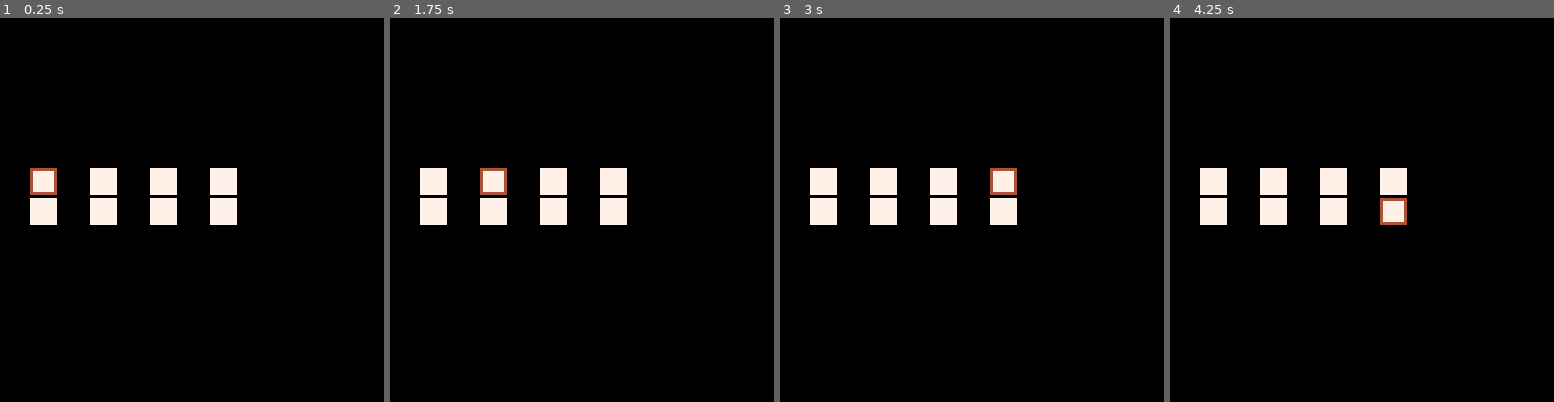
Above: before the commit, frames 1-4 (left to right).
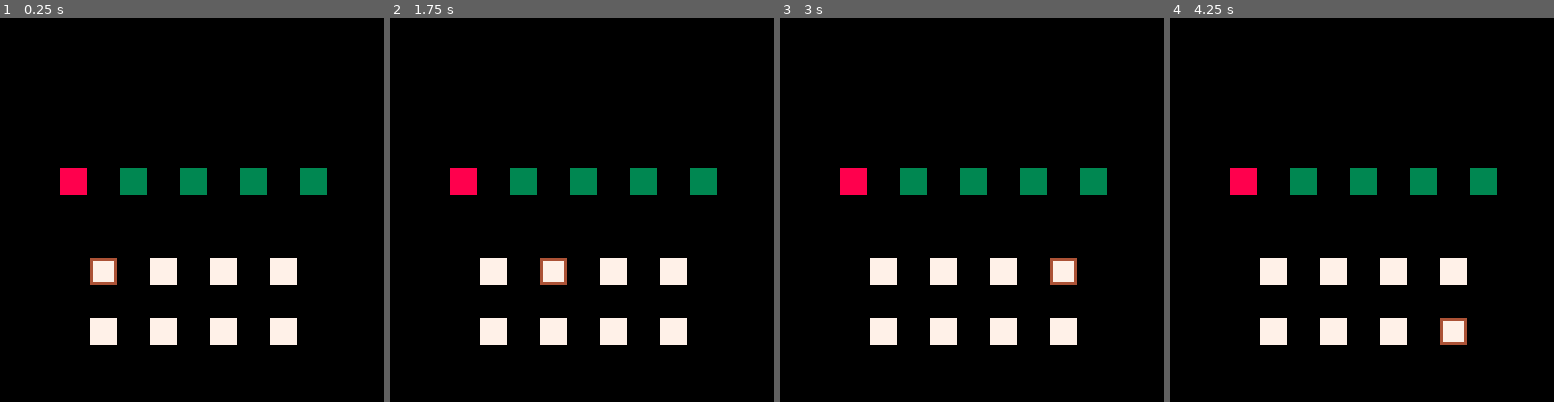
Above: after the commit, the same moments.

Repository: Ori-Rowan/mini-jam-204-cafe
Game: PICO-8 cartridge cafe-untitled.p8
Two runs of this game, one before a commit and one after it. Both use one fixed random seed, a clock stepped at 60 frames per second and the inputs below.
Inputs:
- Up to frame 1 (0.25 s): no input
- Up to frame 2 (1.75 s): tap X (X key) at 0.33, 1.07 s; tap O (Z key) at 0.7, 1.7 s; hold Right from 1.6 s (still down)
- Up to frame 3 (3 s): tap X (X key) at 1.85, 2.97 s; release Right at 2.1 s; tap O (Z key) at 2.1, 2.5, 2.9 s; hold Up 2.15-2.42 s; hold Right from 2.47 s (still down)
- Up to frame 4 (4.25 s): release Right at 3.03 s; hold Left 3.08-3.58 s; tap O (Z key) at 3.3, 3.7, 4.1 s; hold Down 3.63-3.97 s; hold Right from 4.02 s (still down); tap X (X key) at 4.08 s

The runs differ from the first frame. In frame 1, 10% of the frame differs, in the area x 7-86%, y 39-86%; in frame 2, 10%; in frame 3, 10%; in frame 4, 10%.

Commit message:
customer_system

Diff:
--- a/cafe-untitled.p8
+++ b/cafe-untitled.p8
@@ -12,6 +12,10 @@
 #include src\gameplay\bar_items\ingredient.p8.lua
 #include src\gameplay\bar_items\workstation.p8.lua
 #include src\gameplay\bar_items\product_stand.p8.lua
+#include src\gameplay\customer_system\customer_system.p8.lua
+#include src\gameplay\customer_system\seat.p8.lua
+#include src\gameplay\customer_system\customer.p8.lua
+#include src\gameplay\customer_system\trashbin.p8.lua
 #include src\enums\ingredients_enum.p8.lua
 #include src\enums\recipies_enum.p8.lua
 #include src\scenes\menu_scene.p8.lua
--- a/src/core/event_system.p8.lua
+++ b/src/core/event_system.p8.lua
@@ -28,7 +28,7 @@
         payload = copy_table(props)
     end
 
-    log("Event emitted: "..tostr(event))
+    log("event emitted: "..event)
     add(self.events, {event=event, props=payload})
 end
 
--- a/src/gameplay/bar_items/product_stand.p8.lua
+++ b/src/gameplay/bar_items/product_stand.p8.lua
@@ -25,7 +25,7 @@
 end
 
 function ProductStand:serve()
-    EventSystem:emit("serve_product", {product = product})
+    EventSystem:emit("serve_product", {product = self.product})
     self.product = nil
 end
 
--- a/src/gameplay/bar_items/workstation.p8.lua
+++ b/src/gameplay/bar_items/workstation.p8.lua
@@ -20,7 +20,10 @@
         log("no ingredients in working station")
         return
     elseif self.coffe_machine.brewing then
-        log("cofee machine already brewing")
+        log("cofee machine brewing")
+        return
+    elseif self.coffe_machine.product then
+        log("cofee machine full")
         return
     end
     EventSystem:emit("start_brewing", {ingredients = self.ingredients})
--- /dev/null
+++ b/src/gameplay/customer_system/customer.p8.lua
@@ -0,0 +1,33 @@
+Customer = {}
+Customer.__index = Customer
+
+
+function Customer:new(t)
+    t = t or {}
+    local tbl = copy_table(t)
+
+    setmetatable(tbl, Customer)
+
+    assert(tbl.fav_recipie)
+
+    return tbl
+end
+
+-- function Customer:update()
+
+-- end
+
+-- function Customer:draw()
+
+-- end
+
+function Customer:serve(product)
+    if product.name == self.fav_recipie then
+        log("customer satisfied")
+    else
+        log("customer dissatisfied")
+    end
+    self.seat:del_customer()
+
+    EventSystem:emit("product_served")
+end
--- /dev/null
+++ b/src/gameplay/customer_system/customer_system.p8.lua
@@ -0,0 +1,86 @@
+CustomerSystem = {}
+CustomerSystem.__index = CustomerSystem
+
+
+function CustomerSystem:new(t)
+    t = t or {}
+    local tbl = copy_table(t)
+
+    setmetatable(tbl, self)
+
+    assert(tbl.seat_amount)
+
+    tbl.seats = {}
+    tbl.product = nil
+
+    tbl:init_grid_system()
+
+    EventSystem:add_listener("serve_product", function (props)
+        tbl:handle_serve_product(props)
+    end)
+
+    local test_customer1 = Customer:new{
+        fav_recipie = RECIPIES_ENUM.ESPRESSO.name
+    }
+
+    local test_customer2 = Customer:new{
+        fav_recipie = RECIPIES_ENUM.CAPPUCCINO.name
+    }
+
+    tbl.seats[1]:add_customer(test_customer1)
+    tbl.seats[2]:add_customer(test_customer2)
+
+
+    return tbl
+end
+
+function CustomerSystem:update()
+    self.grid_system:update()
+end
+
+function CustomerSystem:draw()
+    self.grid_system:draw()
+end
+
+function CustomerSystem:handle_serve_product(props)
+    self.product = props.product
+    log(self.product.name)
+end
+
+function CustomerSystem:init_grid_system()
+    local grid_items = {}
+    add(grid_items, Trashbin:new({
+        pos = {
+            x = 0,
+            y = 0
+        },
+        draw_pos = {
+            x = 20,
+            y = 50
+        },
+        color = 8,
+        customer_system = self
+    }))
+
+    for i=1, self.seat_amount do
+        local seat = Seat:new({
+            pos = {
+                x = i,
+                y = 0
+            },
+            draw_pos = {
+                x = 20 + i*20,
+                y = 50
+            },
+            color = 3,
+            customer_system = self
+        })
+        add(self.seats, seat)
+        add(grid_items, seat)
+    end
+
+    self.grid_system = GridSystem:new({
+      items = grid_items,
+      sleep = true
+    })
+end
--- /dev/null
+++ b/src/gameplay/customer_system/seat.p8.lua
@@ -0,0 +1,43 @@
+Seat = {}
+setmetatable(Seat, GridItem)
+Seat.__index = Seat
+
+
+function Seat:new(t)
+    local tbl = GridItem:new(t)
+
+    tbl.customer = nil
+
+    assert(tbl.customer_system)
+
+    setmetatable(tbl, self)
+
+    return tbl
+end
+
+-- function Seat:update()
+
+-- end
+
+-- function Seat:draw()
+
+-- end
+
+function Seat:add_customer(customer)
+    customer.seat = self
+    self.customer = customer
+end
+
+
+function Seat:del_customer()
+    self.customer = nil
+end
+
+function Seat:interact()
+    if self.customer == nil then
+        log("seat empty")
+        return
+    end
+
+    self.customer:serve(self.customer_system.product)
+end
--- /dev/null
+++ b/src/gameplay/customer_system/trashbin.p8.lua
@@ -0,0 +1,37 @@
+Trashbin = {}
+setmetatable(Trashbin, GridItem)
+Trashbin.__index = Trashbin
+
+
+function Trashbin:new(t)
+    local tbl = GridItem:new(t)
+
+    tbl.customer = nil
+
+    assert(tbl.customer_system)
+    setmetatable(tbl, self)
+
+    return tbl
+end
+
+-- function Trashbin:update()
+
+-- end
+
+-- function Trashbin:draw()
+
+-- end
+
+function Trashbin:add_customer(customer)
+    customer.Trashbin = self
+    self.customer = customer
+end
+
+function Trashbin:del_customer()
+    self.customer = nil
+end
+
+function Trashbin:interact()
+    log("thowing out product")
+    EventSystem:emit("product_served")
+end
--- a/src/gameplay/grid_system/grid_item.p8.lua
+++ b/src/gameplay/grid_system/grid_item.p8.lua
@@ -7,15 +7,18 @@
 
     setmetatable(tbl, self)
 
+
     assert(tbl.pos)
     assert(tbl.draw_pos)
+
+    tbl.color = tbl.color or 7
 
     return tbl
 end
 
 function GridItem:draw()
     local x,y = self.draw_pos.x,self.draw_pos.y
-    rectfill(x, y, x+8, y+8, 7)
+    rectfill(x, y, x+8, y+8, self.color)
 end
 
 function GridItem:draw_pointer()
--- a/src/gameplay/grid_system/grid_system.p8.lua
+++ b/src/gameplay/grid_system/grid_system.p8.lua
@@ -8,14 +8,17 @@
     setmetatable(tbl, self)
 
     tbl.pointer = tbl.pointer or 1
+    tbl.sleep = tbl.sleep or false
     assert(tbl.items)
 
     return tbl
 end
 
 function GridSystem:update()
-    self:move_pointer()
-    self:interact()
+    if not self.sleep then
+        self:move_pointer()
+        self:interact()
+    end
     foreach(self.items, function (i)
         if (type(i.update) == "function") i:update()
     end)
@@ -25,7 +28,7 @@
     foreach(self.items, function (e)
         e:draw()
     end)
-    self.items[self.pointer]:draw_pointer()
+    if (not self.sleep) self.items[self.pointer]:draw_pointer()
 end
 
 function GridSystem:move_pointer()
@@ -54,3 +57,7 @@
         self.items[self.pointer]:interact()
     end
 end
+
+function GridSystem:switch_sleep(sleep)
+    self.sleep = sleep
+end
--- a/src/main.p8.lua
+++ b/src/main.p8.lua
@@ -1,6 +1,9 @@
 
 function _init()
     SceneManager:enter_scene(GameScene)
+
+    -- local test = CustomerSystem:new({seat_amount=4})
+    -- test.seats[1]:interact()
 end
 
 function _update()
--- a/src/scenes/game_scene.p8.lua
+++ b/src/scenes/game_scene.p8.lua
@@ -13,58 +13,57 @@
 
 
 function GameScene:update()
-    self.grid_system:update()
-    -- EventSystem:update()
+    self.bar_grid:update()
+    self.customer_system:update()
 end
 
 function GameScene:draw()
-    self.grid_system:draw()
+    self.bar_grid:draw()
+    self.customer_system:draw()
 end
 
 function GameScene:enter()
 
     EventSystem:clear()
 
-
-
     local product_stand = ProductStand:new({
         pos = {x = 3, y =1},
-        draw_pos = {x=70, y=60}
+        draw_pos = {x=90, y=100}
     })
     local coffe_machine = CoffeeMachine:new({
         pos = {x=3, y=0},
-        draw_pos = {x=70, y=50},
+        draw_pos = {x=90, y=80},
         product_stand = product_stand
     })
     local workstation = Workstation:new({
         pos = {x=2, y=0},
-        draw_pos = {x=50, y=50},
+        draw_pos = {x=70, y=80},
         coffe_machine = coffe_machine
     })
     local cookbook = Cookbook:new({
         pos = {x = 2, y =1},
-        draw_pos = {x=50, y=60}
+        draw_pos = {x=70, y=100}
     })
 
      local grid_items={
         Ingredient:new({
             pos = {x=0, y=0},
-            draw_pos = {x=10, y=50},
+            draw_pos = {x=30, y=80},
             ingredient = INGREDIENTS_ENUM.COFFEE_BEANS
         }),
         Ingredient:new({
             pos = {x=0, y=1},
-            draw_pos = {x=10, y=60},
+            draw_pos = {x=30, y=100},
             ingredient = INGREDIENTS_ENUM.CHOCOLATE
         }),
         Ingredient:new({
             pos = {x=1, y=0},
-            draw_pos = {x=30, y=50},
+            draw_pos = {x=50, y=80},
             ingredient = INGREDIENTS_ENUM.MILK
         }),
         Ingredient:new({
             pos = {x=1, y=1},
-            draw_pos = {x=30, y=60},
+            draw_pos = {x=50, y=100},
             ingredient = INGREDIENTS_ENUM.BERRY_SYRUP
         }),
         workstation,
@@ -73,9 +72,23 @@
         product_stand
     }
 
-    self.grid_system = GridSystem:new({
+    self.bar_grid = GridSystem:new({
         items = grid_items
     })
 
+    self.customer_system = CustomerSystem:new({
+        seat_amount = 4
+    })
+
+    EventSystem:add_listener("serve_product", function (props)
+        self.customer_system.grid_system:switch_sleep(false)
+        self.bar_grid:switch_sleep(true)
+    end)
+
+    EventSystem:add_listener("product_served", function (props)
+        self.customer_system.grid_system:switch_sleep(true)
+        self.bar_grid:switch_sleep(false)
+    end)
+
 
 end
